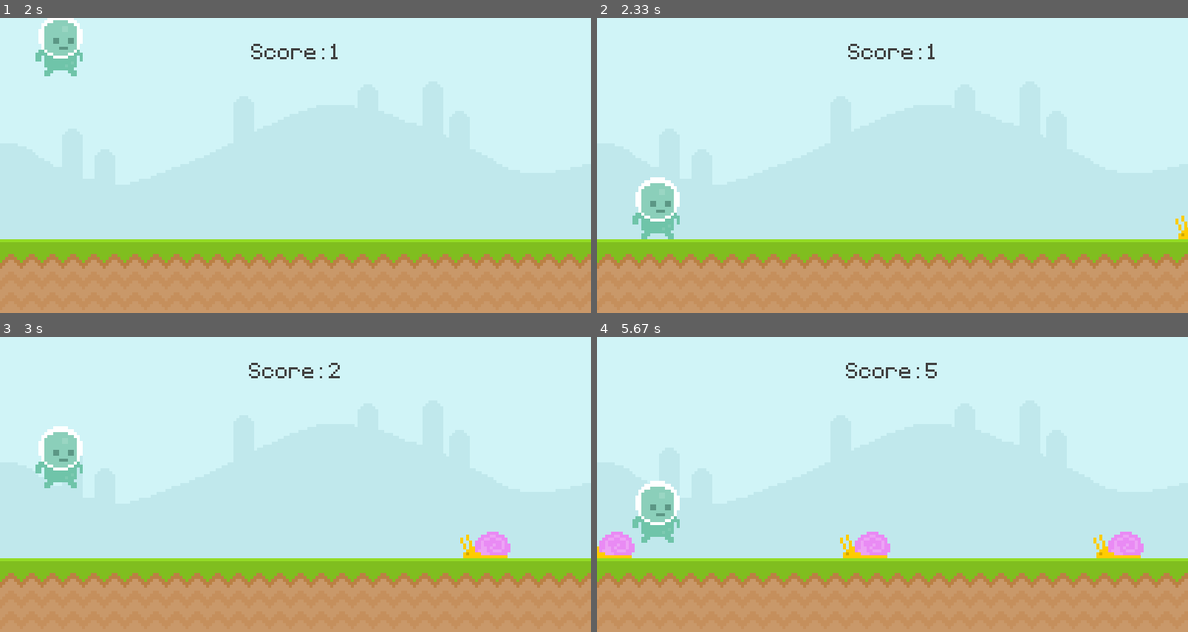
Above: before the commit, frames 1-4 (two rows, left to right).
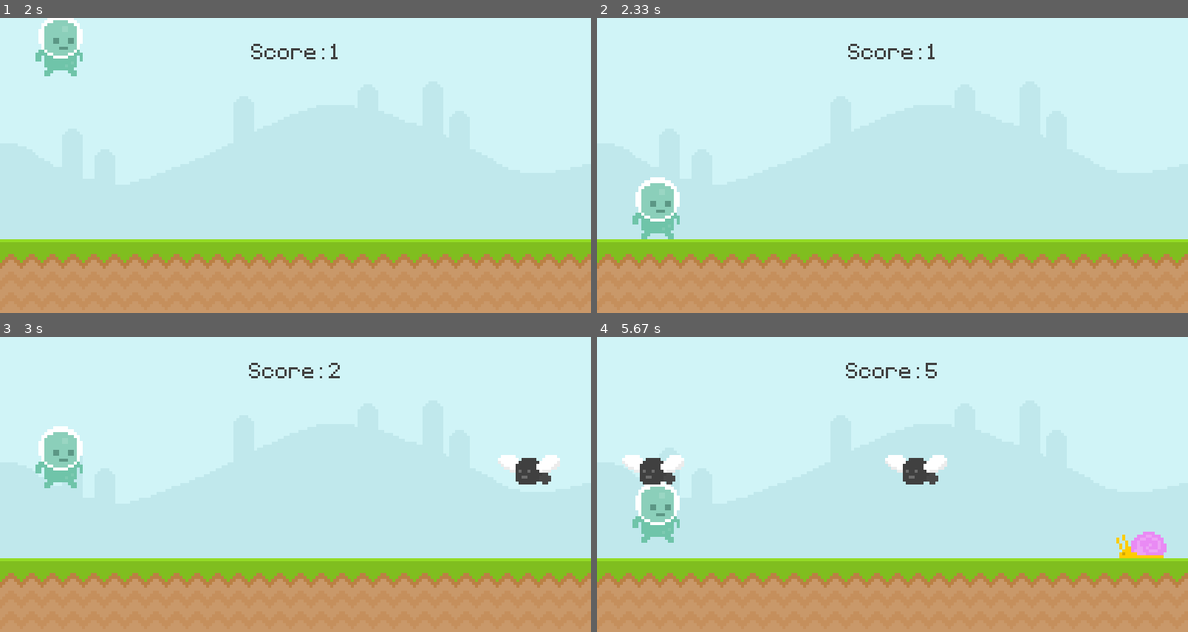
Above: after the commit, the same moments.

Repository: MatildaMared/practice__pygame-test
Game: pygame game, started from main.py
The game is run twice, just before and just after one commit, with the same random seed, the same clock (stepped at 60 frames per second) and the same inputs.
Inputs:
- Up to frame 1 (2 s): tap Space at 0.33, 0.67, 1.57, 1.87 s
- Up to frame 2 (2.33 s): tap Space at 2.07 s
- Up to frame 3 (3 s): tap Space at 2.37 s
- Up to frame 4 (5.67 s): tap Space at 3.13, 3.9, 4.97 s

Frame 1 is identical in both runs. In frame 2, less than 0.1% of the frame differs, in the area x 97-100%, y 67-75%; in frame 3, 1.3%; in frame 4, 3.3%, in the area x 0-97%, y 40-75%.

Commit message:
spawn a fly or a snail randomly

Diff:
--- a/main.py
+++ b/main.py
@@ -15,7 +15,11 @@
     if obstacle_list:
         for obstacle_rect in obstacle_list:
             obstacle_rect.x -= 4
-            screen.blit(snail_surface, obstacle_rect)
+
+            if obstacle_rect.bottom == 300:
+                screen.blit(snail_surface, obstacle_rect)
+            else:
+                screen.blit(fly_surface, obstacle_rect)
 
         obstacle_list = [obstacle for obstacle in obstacle_list if obstacle.x > -100]
         return obstacle_list
@@ -45,7 +49,7 @@
 
 # Obstacles
 snail_surface = pygame.image.load("graphics/snail/snail1.png").convert_alpha()
-snail_rect = snail_surface.get_rect(midbottom=(800, 300))
+fly_surface = pygame.image.load("graphics/fly/fly1.png").convert_alpha()
 
 obstacle_rect_list = []
 
@@ -74,11 +78,15 @@
                 if event.key == pygame.K_SPACE and player_rect.bottom == 300:
                     player_gravity = -22
             if event.type == obstacle_timer:
-                obstacle_rect_list.append(snail_surface.get_rect(midbottom=(randint(900, 1100), 300)))
+                # Spawn a fly OR a snail randomly
+                if randint(0, 2):
+                    obstacle_rect_list.append(snail_surface.get_rect(midbottom=(randint(900, 1100), 300)))
+                else:
+                    obstacle_rect_list.append(fly_surface.get_rect(midbottom=(randint(900, 1100), 200)))
+
         else:
             if event.type == pygame.KEYDOWN and event.key == pygame.K_SPACE:
                 game_active = True
-                snail_rect.left = 800
                 start_time = pygame.time.get_ticks()
 
     if game_active:
@@ -98,8 +106,8 @@
         obstacle_rect_list = obstacle_movement(obstacle_rect_list)
 
         # Collision
-        if snail_rect.colliderect(player_rect):
-            game_active = False
+        # if snail_rect.colliderect(player_rect):
+        #     game_active = False
     else:
         screen.fill((94, 129, 162))
         screen.blit(player_stand, player_stand_rect)
